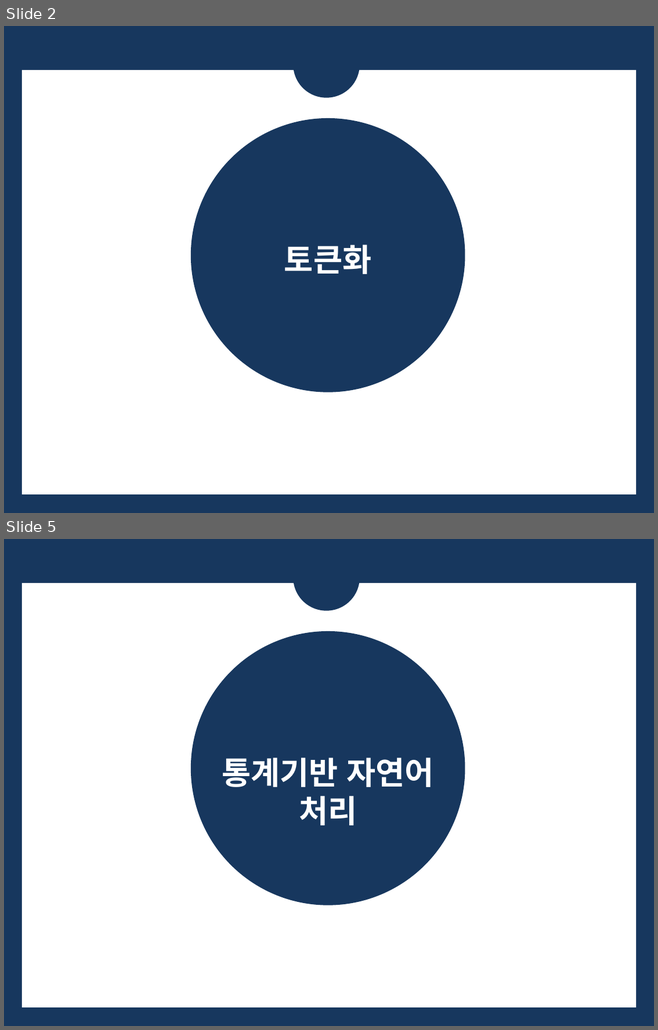
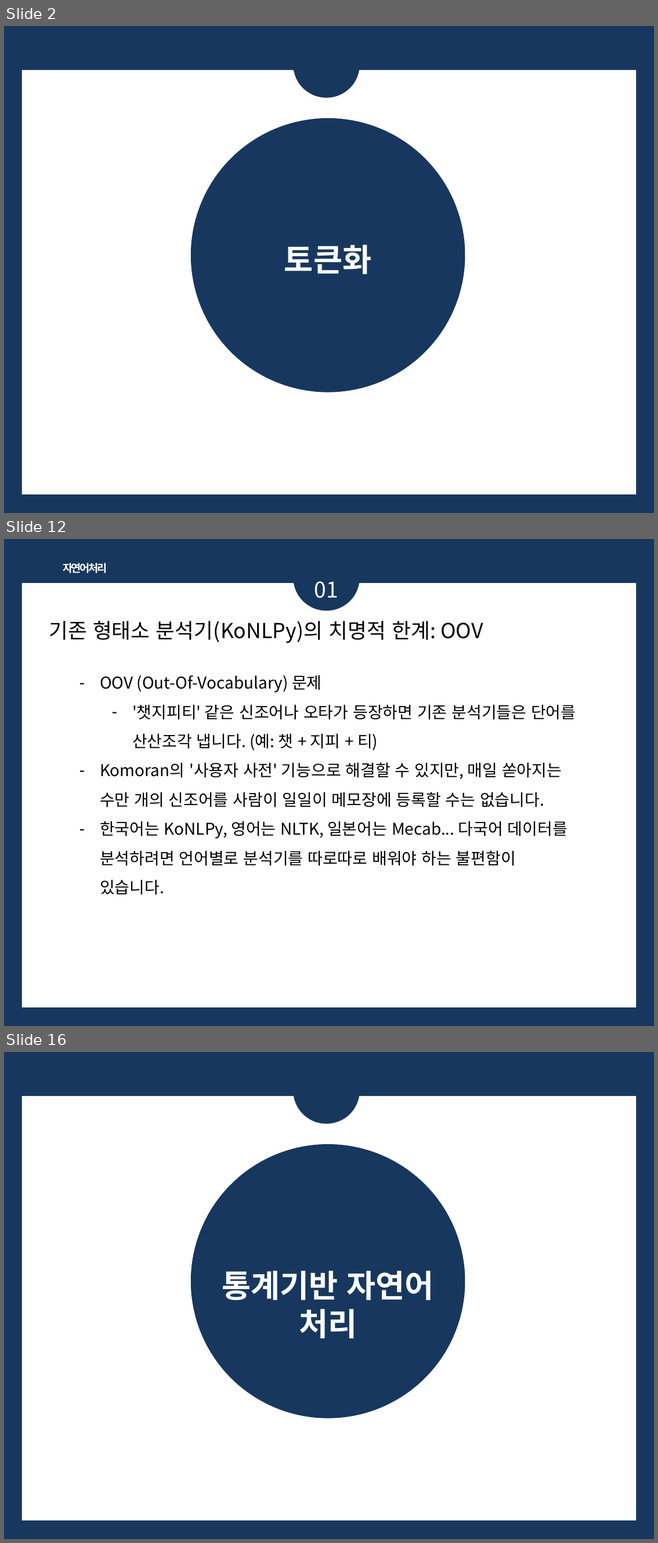
Before and after one commit to bsmoon-86/multicam_2025, a slide deck: PPT/자연어처리_정리.pptx. Shown one above the other, each under a label of ours: slides 2 and 5 before the commit, slides 2, 12 and 16 after it; the slides between them are not shown. The pictures are 658x1030 and 658x1543 pixels, drawn with LibreOffice and Linux fonts; fonts in the diff are those of the drawing. Boxes give left, top, right and bottom in pixels: in the first picture for what was removed or moved away, otherwise in the second. Text is boxed around its words. In the diff, an @@ line names an element or a change of style, - is before the commit and + after.

```diff
--- a/PPT/자연어처리_정리.pptx
+++ b/PPT/자연어처리_정리.pptx
@@ slide 12 added at bbox=[4, 539, 654, 1026], background #17375E; not listed: 1 template element that a slide beside it also shows @@
@@ ellipse added at bbox=[293, 544, 360, 610], fill #17375E @@
@@ text added at bbox=[63, 563, 107, 573], 12 pt, text #FFFFFF, bold @@
+자연어처리
@@ text added at bbox=[314, 581, 338, 598], 24 pt, text #FFFFFF @@
+01
@@ text added at bbox=[49, 621, 482, 643], 23 pt, text #000000 @@
+기존 형태소 분석기(KoNLPy)의 치명적 한계: OOV
@@ text added at bbox=[100, 675, 575, 895], 18 pt, text #000000 @@
+– OOV (Out-Of-Vocabulary) 문제
+  – '챗지피티' 같은 신조어나 오타가 등장하면 기존 분석기들은 단어를 산산조각 냅니다. (예: 챗 + 지피 + 티)
+– Komoran의 '사용자 사전' 기능으로 해결할 수 있지만, 매일 쏟아지는 수만 개의 신조어를 사람이 일일이 메모장에 등록할 수는 없습니다.
+– 한국어는 KoNLPy, 영어는 NLTK, 일본어는 Mecab... 다국어 데이터를 분석하려면 언어별로 분석기를 따로따로 배워야 하는 불편함이 있습니다.
@@ what was slide 5 is now slide 16 @@
```
Also in this commit, not shown: 2 slides changed, 10 other slides added, 1 other file.
